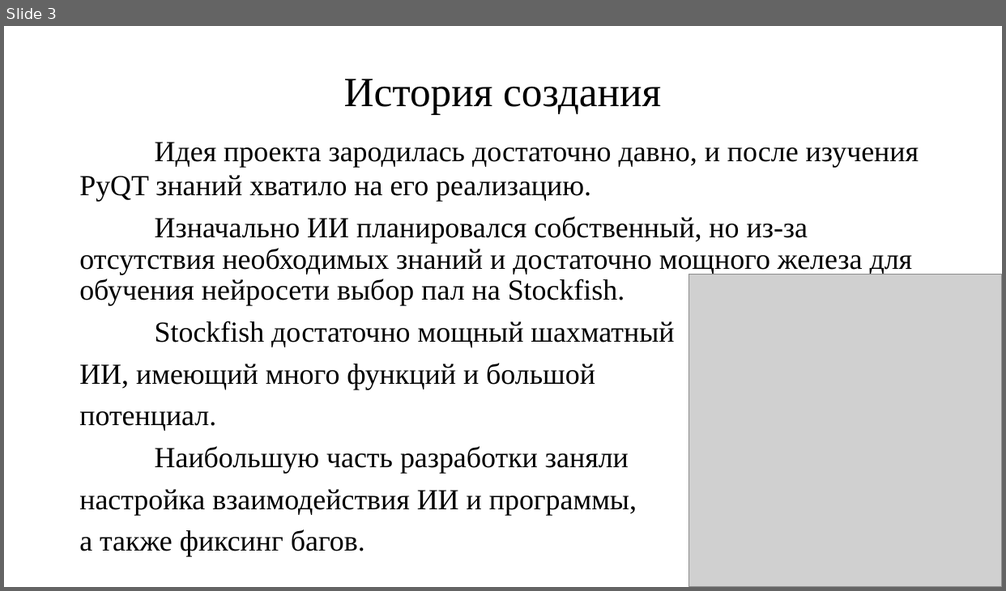
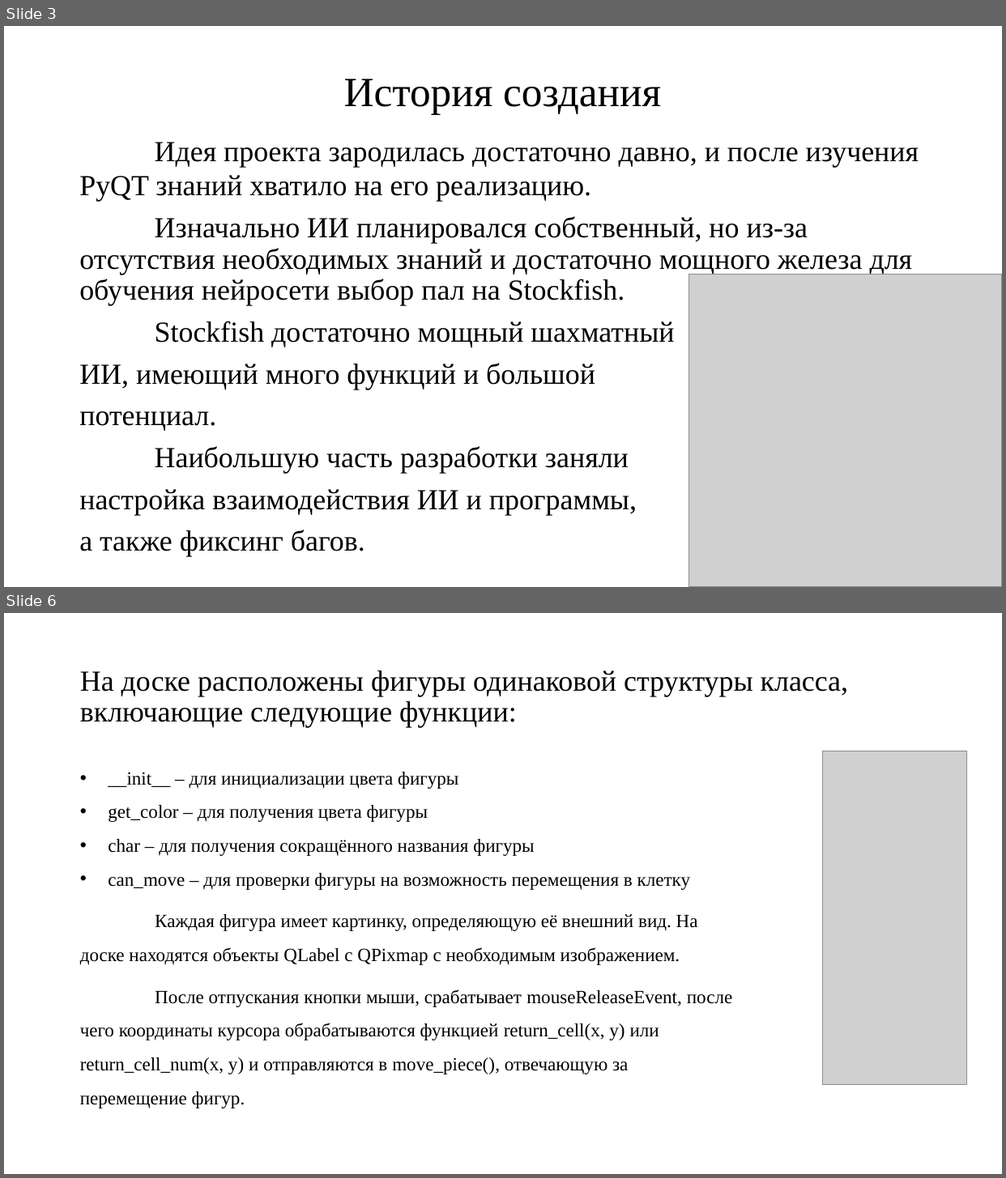
Before and after one commit to MatveyZhikharev/Chess_PyQt, a slide deck: Презентация.pptx. Shown one above the other, each under a label of ours: slide 3 before the commit, slides 3 and 6 after it; the slides between them are not shown. The pictures are 1006x591 and 1006x1178 pixels, drawn with LibreOffice and Linux fonts; fonts in the diff are those of the drawing; grey boxes stand for pictures. Boxes give left, top, right and bottom in pixels: in the first picture for what was removed or moved away, otherwise in the second. Text is boxed around its words. In the diff, an @@ line names an element or a change of style, - is before the commit and + after.

```diff
--- a/Презентация.pptx
+++ b/Презентация.pptx
@@ slide 6 added at (4, 613, 1002, 1174), background #FFFFFF @@
@@ title added at (80, 671, 848, 728), 28 pt, text #000000 @@
+На доске расположены фигуры одинаковой структуры класса, включающие следующие функции:
@@ picture added at (823, 752, 967, 1084) @@
@@ text added at (80, 772, 732, 1109), 18 pt, text #000000 @@
+• __init__ – для инициализации цвета фигуры
+• get_color – для получения цвета фигуры
+• char – для получения сокращённого названия фигуры
+• can_move – для проверки фигуры на возможность перемещения в клетку
+Каждая фигура имеет картинку, определяющую её внешний вид. На доске находятся объекты QLabel с QPixmap с необходимым изображением.
+После отпускания кнопки мыши, срабатывает mouseReleaseEvent, после чего координаты курсора обрабатываются функцией return_cell(x, y) или return_cell_num(x, y) и отправляются в move_piece(), отвечающую за перемещение фигур.
```
Also in this commit, not shown: 4 slides changed, 4 other slides added, 2 other files.
